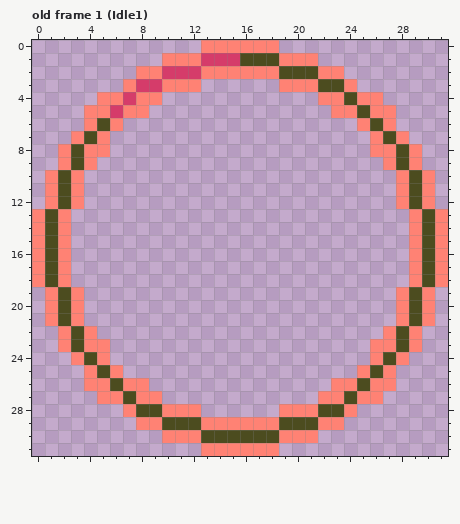
Edited in one commit: pixel-art file (Assets/Sprites/BioMatrix/Shield.aseprite). The first picture shows the starting point.
32x32 pixels, 8 frames. Shown: old frame 1 (Idle1). The commit also changed other frames, which this record leaves out.
Now the later version:
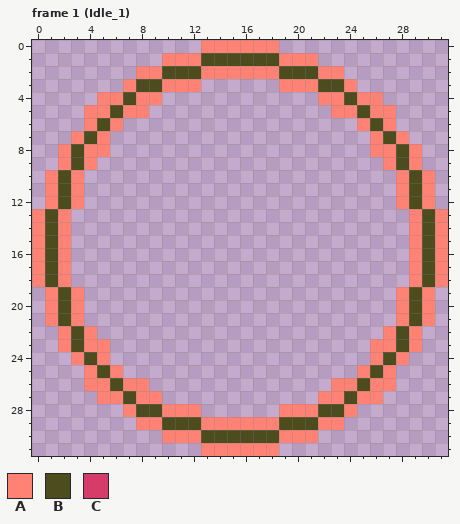
Palette (. is transparent): A #ff8274  B #4c4c1f  C #d53c6a
A new or re-ordered frame is compared with the old frame closest to it.
What changed:
frames 8 -> 33
Frame 1 (Idle_1) is new; against old frame 1 (Idle1):
y 1: x 13..15 CCC -> BBB
y 2: x 10..12 CCC -> BBB
y 3: x 8..9 CC -> BB
y 4: x 7 C -> B
y 5: x 6 C -> B
Boxes around the changes in both pictures, in picture pixels (x1, y1, x2, y2):
changed: (110, 53, 240, 118)
